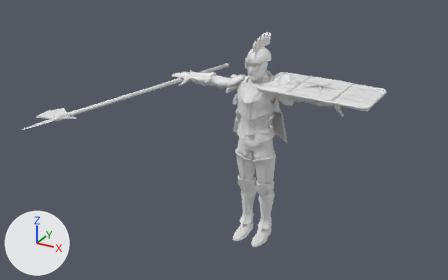
An edit to the glTF model unity/Tools~/models/heroes_hd/SB_Hero_gideon_HD.glb, drawn before and after from the same camera.
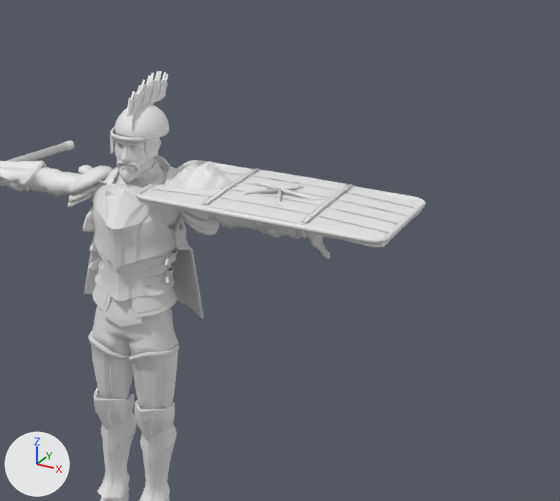
There are two pictures of each version: one whole from a 50 mm camera at (2.22, -4.6, 3.22) aimed at (-0.08, -0.43, 1.14), one close up on the part from 44% to 100% of the width and 0% to 80% of the height. Every picture has the same lights, and +X, +Y and +Z are marked at lower left. The last two pictures show the newer version. Vertices at exactly the same position are counted once.

Names of what the first close-up shows: 'SB_Hero_gideon'.
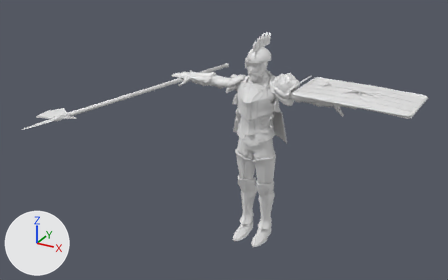
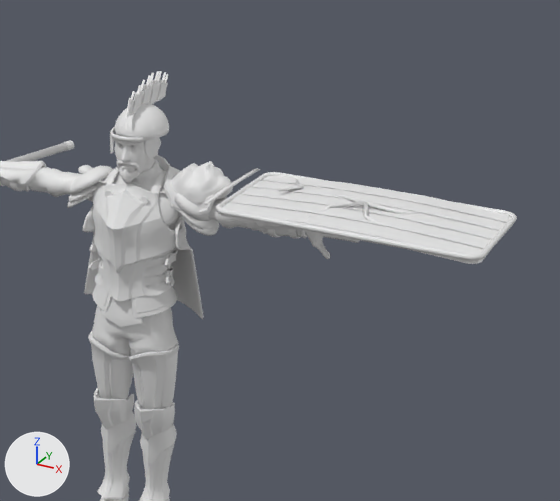
The change, as JSON lines over the scene's bpy script:
```json
{"block": "me_face", "where": "# used by ob_sb_hero_gideon; location = (0.0, 0.0, 0.0)"}
{"op": "remove", "block": "me_face", "code": "me_face.from_pydata(...)  # 14534 vertices, 23410 faces; spans x -1.33..1.06, y -1.56..0.64, z -0.01..1.94"}
{"op": "add", "block": "me_face", "code": "me_face.from_pydata(...)  # 14534 vertices, 23410 faces; spans x -1.33..1.39, y -1.56..0.64, z -0.01..1.94"}
{"block": "me_face", "change": "me_face part 1: the loose piece of 64 vertices spanning x 0.08..1.05, y -0.19..0.33, z 1.52..1.56 is moved by (0.33, -0.01, 0.0)"}
{"block": "me_face", "change": "me_face part 2: the loose piece of 80 vertices spanning x 0.07..1.06, y -0.2..0.34, z 1.53..1.55 is moved by (0.33, -0.01, 0.0)"}
{"block": "me_face", "change": "me_face part 3: the loose piece of 26 vertices spanning x 0.1..1.04, y 0.2..0.24, z 1.54..1.56 is moved by (0.33, -0.01, 0.0)"}
{"block": "me_face", "change": "me_face part 4: the loose piece of 26 vertices spanning x 0.1..1.03, y 0.1..0.14, z 1.54..1.57 is moved by (0.33, -0.01, 0.0)"}
{"block": "me_face", "change": "me_face part 5: the loose piece of 26 vertices spanning x 0.09..1.03, y 0.0..0.04, z 1.54..1.57 is moved by (0.33, -0.01, 0.0)"}
{"block": "me_face", "change": "me_face part 6: the loose piece of 26 vertices spanning x 0.09..1.03, y -0.1..-0.06, z 1.54..1.56 is moved by (0.33, -0.01, 0.0)"}
{"block": "me_face", "change": "me_face part 7: the loose piece of 12 vertices spanning x 0.56..0.73, y -0.11..0.07, z 1.54..1.58 is moved by (0.33, -0.01, 0.0)"}
{"block": "me_face", "change": "me_face part 8: the loose piece of 12 vertices spanning x 0.56..0.81, y 0.06..0.15, z 1.54..1.58 is moved by (0.33, -0.01, 0.0)"}
{"block": "me_face", "change": "me_face part 9: the loose piece of 12 vertices spanning x 0.32..0.57, y 0.06..0.15, z 1.54..1.58 is moved by (0.33, -0.01, 0.0)"}
{"block": "me_face", "change": "me_face part 10: the loose piece of 12 vertices spanning x 0.41..0.57, y -0.11..0.08, z 1.54..1.58 is moved by (0.33, -0.01, 0.0)"}
{"block": "me_face", "change": "other edits to the shape of me_face do not show in these pictures"}
```

What differs and where, as boxes (x1, y1, x2, y2) in the close-ups (560 x 501 px; the box of a moved part takes in the faces that stretch with it):
```json
{"object": "SB_Hero_gideon", "change": "reshaped", "before": [0, 71, 426, 501], "after": [0, 71, 517, 501]}
{"part": 1, "of": "me_face", "change": "moved or reshaped", "before": [138, 164, 422, 247], "after": [218, 175, 513, 264]}
{"part": 2, "of": "me_face", "change": "moved or reshaped", "before": [135, 160, 426, 244], "after": [216, 172, 517, 261]}
{"part": 3, "of": "me_face", "change": "moved or reshaped", "before": [222, 171, 415, 208], "after": [263, 180, 505, 222]}
{"part": 4, "of": "me_face", "change": "moved or reshaped", "before": [230, 180, 406, 216], "after": [251, 186, 499, 231]}
{"part": 5, "of": "me_face", "change": "moved or reshaped", "before": [222, 188, 398, 224], "after": [242, 194, 491, 239]}
{"part": 6, "of": "me_face", "change": "moved or reshaped", "before": [149, 188, 388, 233], "after": [230, 202, 484, 249]}
{"part": 7, "of": "me_face", "change": "moved or reshaped", "before": [277, 188, 294, 210], "after": [363, 202, 383, 225]}
{"part": 8, "of": "me_face", "change": "moved or reshaped", "before": [280, 188, 337, 200], "after": [366, 202, 425, 214]}
{"part": 9, "of": "me_face", "change": "moved or reshaped", "before": [241, 181, 279, 189], "after": [322, 194, 364, 202]}
{"part": 10, "of": "me_face", "change": "moved or reshaped", "before": [233, 188, 279, 199], "after": [318, 201, 366, 213]}
```
